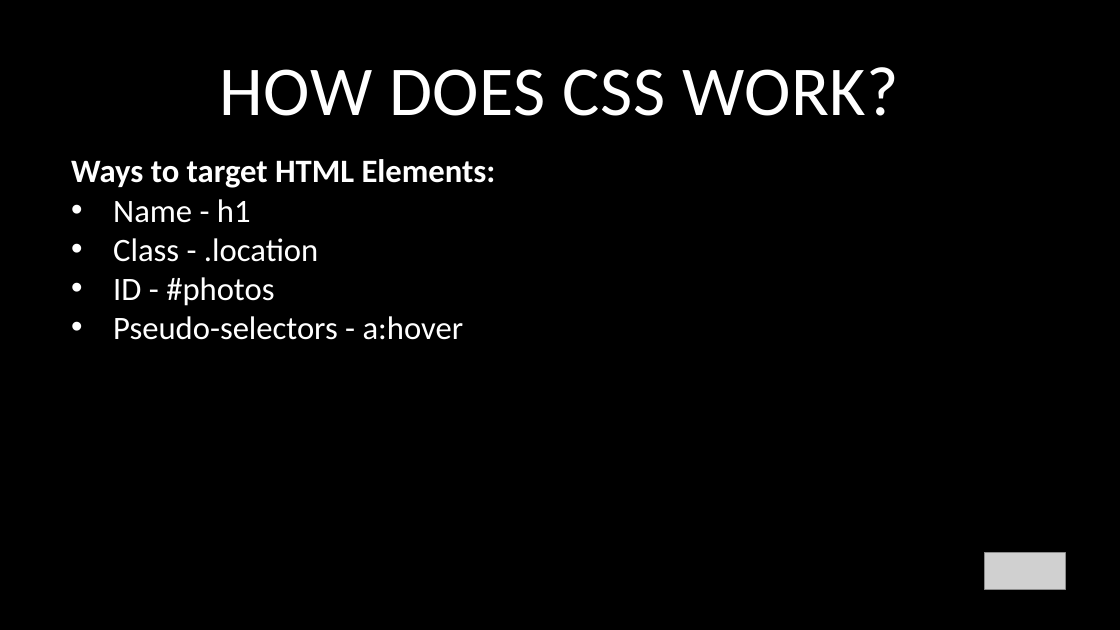
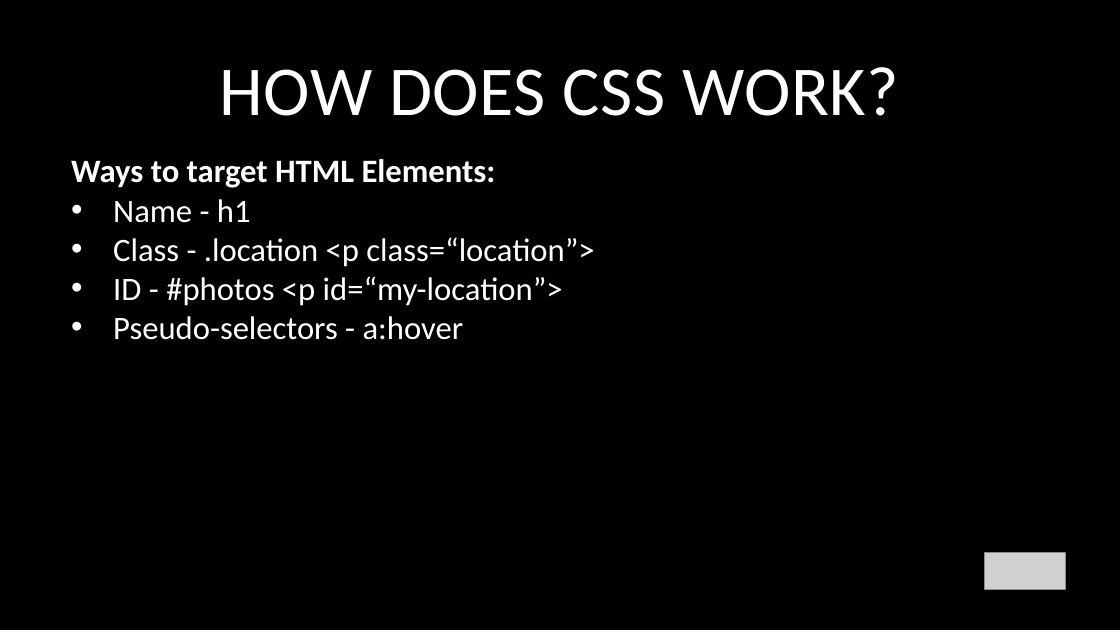
Before and after one commit to glenelkins/front-end-workshop, a slide deck: slide 7 of FEWorkshop-Week2.pptx. Drawn at 1120x630 pixels with LibreOffice and Linux fonts; fonts in the diff are those of the drawing; grey boxes stand for pictures. Boxes give left, top, right and bottom in pixels: in the first picture for what was removed or moved away, otherwise in the second. Text is boxed around its words. In the diff, an @@ line names an element or a change of style, - is before the commit and + after.

```diff
--- a/FEWorkshop-Week2.pptx
+++ b/FEWorkshop-Week2.pptx
@@ text at (113, 237, 594, 306): text changed @@
-• Class - .location
-• ID - #photos
+• Class - .location <p class=“location”>
+• ID - #photos <p id=“my-location”>
```
Also in this commit, not shown: 2 other slides changed, 11 other files.
